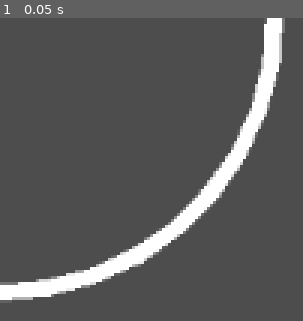
Above: before the commit, frame 1.
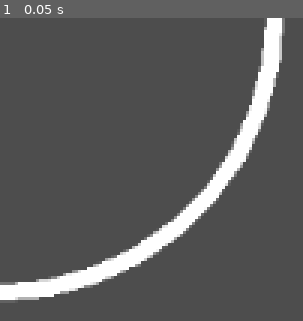
Above: after the commit, the same moment.

Repository: RCJacH/lazer_escape-Godot-game
Game: Godot game, scene res://src/obstacles/bounceable/cave/cave.tscn
Two runs of this game, one before a commit and one after it. Both use one fixed random seed, a clock stepped at 60 frames per second and the inputs below. The project has no main scene, so this scene is started directly.
Inputs:
- Up to frame 1 (0.05 s): no input

The runs differ from the first frame. In frame 1, 0.8% of the frame differs, in the area x 3-95%, y 1-94%.

Commit message:
add freeze to obstacle

Diff:
--- a/src/core/global/polygon.gd
+++ b/src/core/global/polygon.gd
@@ -2,7 +2,7 @@
 extends RefCounted
 class_name Polygon
 
-var points: Array[Vector2]
+var points: PackedVector2Array
 var collision: CollisionPolygon2D :
 	get():
 		if not _collision:
--- a/src/obstacles/obstacle.gd
+++ b/src/obstacles/obstacle.gd
@@ -15,6 +15,9 @@
 	set(new_value):
 		do_not_connect = new_value
 		_refresh_deferred()
+@export var freeze: bool = true:
+	set(new_freeze):
+		freeze = new_freeze
 @export var random_seed: int = 1 :
 	set(new_seed):
 		random_seed = new_seed
@@ -53,6 +56,11 @@
 	set(new_polygon_count):
 		_polygon_count = new_polygon_count
 		_update_polygons(_polygon_count)
+
+
+func _ready() -> void:
+	if freeze:
+		_copy_existing_polygon_to_collisions()
 
 
 func refresh() -> void:
@@ -119,6 +127,28 @@
 	polygon.collision.polygon = packed_array
 
 
+func _copy_existing_polygon_to_collisions() -> void:
+	if not polygons:
+		return
+
+	if polygons.size() == 1:
+		var polygon: Polygon = polygons.front()
+		polygon.points = $Display.polygon
+		polygon.collision.polygon = $Display.polygon
+		return
+
+	for i in range(polygons.size()):
+		var polygon: Polygon = polygons[i]
+		var points: PackedVector2Array = []
+		var count: int = $Display.polygons[i].size()
+		points.resize(count)
+		for j in range(count):
+			var index: int = $Display.polygons[i][j]
+			points[j] = $Display.polygon[index]
+		polygon.points = points
+		polygon.collision.polygon = points
+
+
 func _update_polygons(new_count: int) -> void:
 	var cur_count := polygons.size()
 	var diff := new_count - cur_count
@@ -131,6 +161,9 @@
 
 
 func _refresh_deferred() -> void:
+	if freeze:
+		return
+
 	_pending_refresh = true
 	refresh.call_deferred()
 
